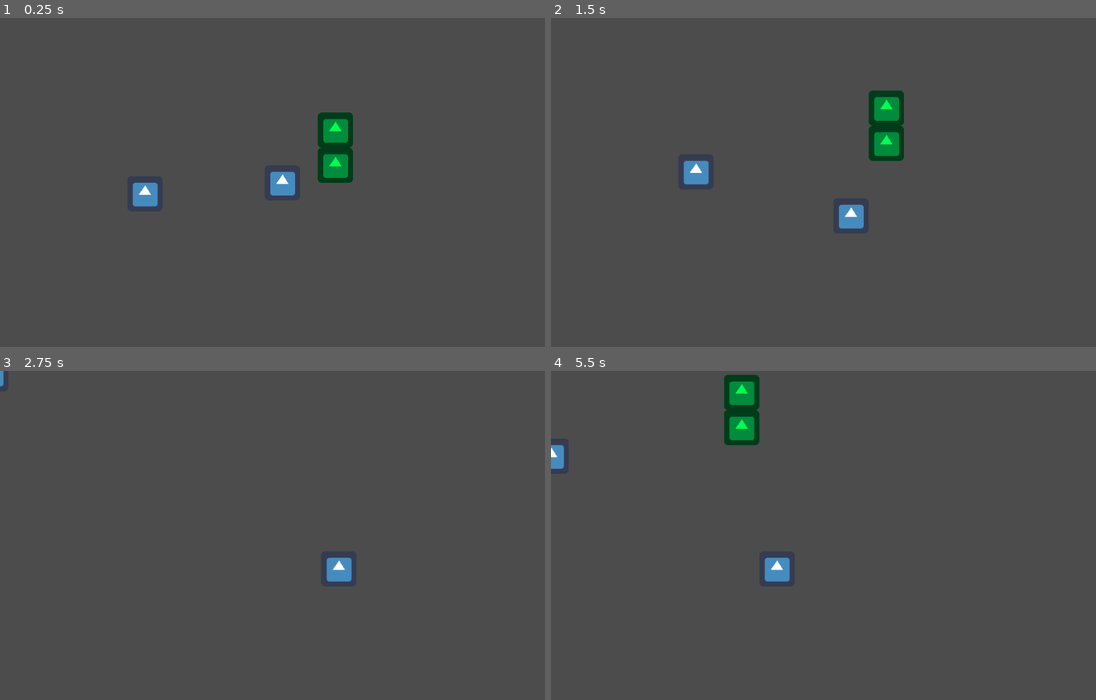
Above: before the commit, frames 1-4 (two rows, left to right).
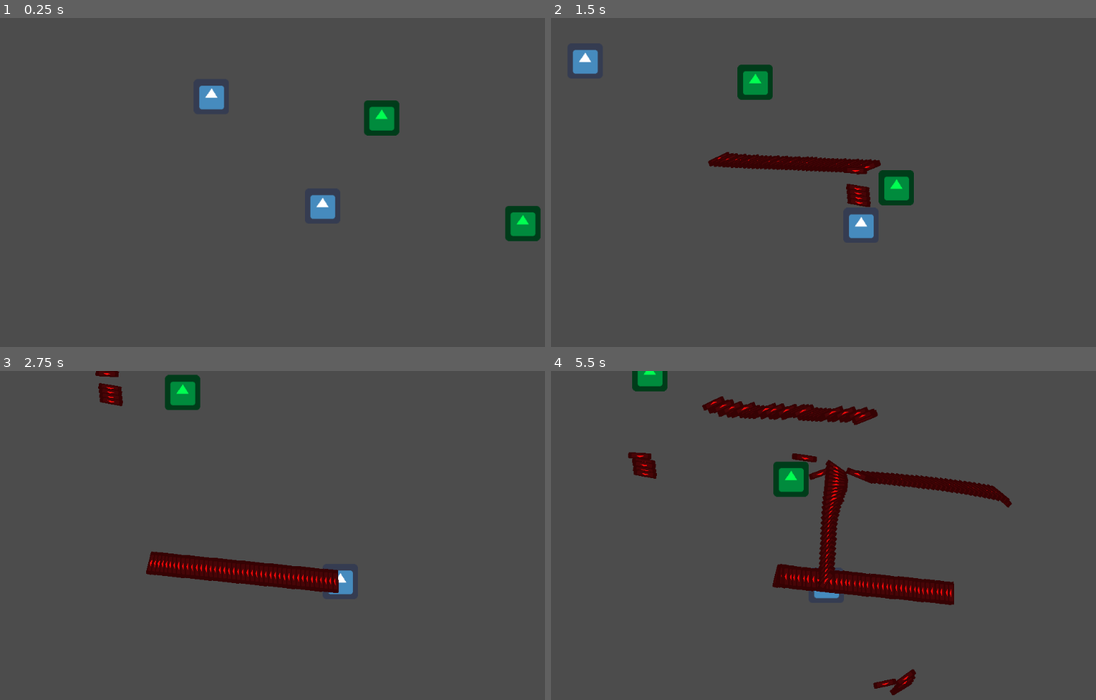
Above: after the commit, the same moments.

Repository: NicoCarpe/OneShot
Game: Godot game, scene res://Scenes/Levels/World.tscn
Two runs of this game, one before a commit and one after it. Both use one fixed random seed, a clock stepped at 60 frames per second and the inputs below. The engine's default icon, where the game draws it, is replaced by a stand-in: a white triangle on a blue panel in a dark square.
Inputs (mouse positions are in pixels of both pictures, inside the frame that each line leads up to):
- Up to frame 1 (0.25 s): no input
- Up to frame 2 (1.5 s): tap Enter at 0.5 s; move the mouse to (959, 166) at 0.52 s; press the mouse at (959, 166) at 0.53 s; hold Right (ui_right) 0.53-1.28 s; move the mouse to (719, 198) at 1.27 s; release the mouse at (719, 198) at 1.28 s; hold Down (ui_down) from 1.28 s (still down); click (719, 198) at 1.35 s
- Up to frame 3 (2.75 s): move the mouse to (337, 463) at 2.02 s; release Down (ui_down) at 2.03 s; press the mouse at (337, 463) at 2.03 s; hold Right (ui_right) from 2.03 s (still down)
- Up to frame 4 (5.5 s): move the mouse to (807, 601) at 2.77 s; release Right (ui_right) at 2.78 s; release the mouse at (807, 601) at 2.78 s; hold Up (ui_up) 2.78-3.53 s; click (807, 601) at 2.85 s; move the mouse to (1003, 584) at 3.52 s; press the mouse at (1003, 584) at 3.53 s; hold Left (ui_left) 3.53-5.03 s; move the mouse to (665, 486) at 4.27 s; release the mouse at (665, 486) at 4.28 s; click (665, 486) at 4.35 s; move the mouse to (861, 535) at 5.02 s; press the mouse at (861, 535) at 5.03 s; hold Down (ui_down) from 5.03 s (still down)

The runs differ from the first frame. In frame 1, 4.1% of the frame differs, in the area x 24-100%, y 20-68%; in frame 2, 5.4%; in frame 3, 3.8%; in frame 4, 9.2%, in the area x 0-85%, y 0-99%.

Commit message:
Bullet exists

Diff:
--- /dev/null
+++ b/Scenes/Bullet.tscn
@@ -0,0 +1,32 @@
+[gd_scene load_steps=4 format=2]
+
+[ext_resource path="res://Scripts/Bullet.gd" type="Script" id=1]
+[ext_resource path="res://icon.png" type="Texture" id=2]
+
+[sub_resource type="RectangleShape2D" id=1]
+
+custom_solver_bias = 0.0
+extents = Vector2( 20, 5 )
+
+[node name="Bullet" type="KinematicBody2D"]
+
+input_pickable = false
+collision_layer = 8
+collision_mask = 5
+collision/safe_margin = 0.08
+script = ExtResource( 1 )
+_sections_unfolded = [ "Collision", "Transform" ]
+
+[node name="Sprite" type="Sprite" parent="." index="0"]
+
+modulate = Color( 1, 0.0390625, 0.0390625, 1 )
+position = Vector2( -0.709649, -0.520222 )
+scale = Vector2( 0.655358, 0.173642 )
+texture = ExtResource( 2 )
+_sections_unfolded = [ "Visibility" ]
+
+[node name="CollisionShape2D" type="CollisionShape2D" parent="." index="1"]
+
+position = Vector2( -0.885782, -0.549375 )
+scale = Vector2( 1.03851, 1.06867 )
+shape = SubResource( 1 )
--- a/Scenes/Levels/World.tscn
+++ b/Scenes/Levels/World.tscn
@@ -4,12 +4,11 @@
 [ext_resource path="res://Scenes/tileSet.tres" type="TileSet" id=2]
 [ext_resource path="res://Scenes/Enemy.tscn" type="PackedScene" id=3]
 
-[node name="World" type="Node2D"]
+[node name="World" type="Node2D" index="0"]
 
 [node name="Player" parent="." index="0" instance=ExtResource( 1 )]
 
-collision_layer = 15
-collision_mask = 15
+position = Vector2( -11.0264, 64.6883 )
 
 [node name="TileMap" type="TileMap" parent="." index="1"]
 
@@ -29,7 +28,7 @@
 collision_mask = 15
 occluder_light_mask = 1
 format = 1
-tile_data = PoolIntArray( -131071, 0, 0, -65535, 0, 0 )
+tile_data = PoolIntArray( -131071, 0, 0, 65541, 0, 0 )
 _sections_unfolded = [ "Collision" ]
 __meta__ = {
 "_edit_lock_": true
@@ -37,4 +36,4 @@
 
 [node name="Enemy" parent="." index="2" instance=ExtResource( 3 )]
 
-position = Vector2( -249.196, 19.8475 )
+position = Vector2( -212.441, -134.522 )
--- a/Scenes/Player.tscn
+++ b/Scenes/Player.tscn
@@ -11,8 +11,8 @@
 [node name="Player" type="KinematicBody2D"]
 
 input_pickable = false
-collision_layer = 3
-collision_mask = 3
+collision_layer = 2
+collision_mask = 5
 collision/safe_margin = 0.08
 script = ExtResource( 1 )
 _sections_unfolded = [ "Collision" ]
--- a/Scenes/tileMap.tscn
+++ b/Scenes/tileMap.tscn
@@ -7,7 +7,7 @@
 custom_solver_bias = 0.0
 extents = Vector2( 32, 32 )
 
-[node name="Node2D" type="Node2D" index="0"]
+[node name="Node2D" type="Node2D"]
 
 [node name="Sprite" type="Sprite" parent="." index="0"]
 
--- /dev/null
+++ b/Scripts/Bullet.gd
@@ -0,0 +1,19 @@
+extends KinematicBody2D
+
+# class member variables go here, for example:
+# var a = 2
+# var b = "textvar"
+var MOTION_SPEED = 50
+
+func _ready():
+	# Called every time the node is added to the scene.
+	# Initialization here
+	pass
+
+func _process(delta):
+#	# Called every frame. Delta is time since last frame.
+#	# Update game logic here.
+#	pass
+	var movedir = Vector2(1,0).rotated(rotation)
+	var motion = movedir.normalized() * MOTION_SPEED
+	move_and_slide(motion)
--- a/Scripts/Player.gd
+++ b/Scripts/Player.gd
@@ -11,8 +11,9 @@
 var CollisionNode
 var playerPos
 var mousePos
-
+#export (PackedScene) var BulletType
 var trauma = 0
+onready var bullet = preload("res://Scenes/Bullet.tscn")
 
 
 #onready var healthBar = $CanvasLayer/PlayerUI/HealthBar
@@ -34,7 +35,7 @@
 	movement_loop()
 #	speed_decay()
 	#CollisionNode.disabled = false # Reenable collision (Has to do with swap code)
-	#updateCamera()
+	updateCamera()
 
 func updateCamera():
 	var targetPosition = (mousePos*0.3+global_position*0.7)
@@ -58,9 +59,7 @@
 	var RIGHT	= Input.is_action_pressed("ui_right")
 	var UP		= Input.is_action_pressed("ui_up")
 	var DOWN	= Input.is_action_pressed("ui_down")
-	#var DASH	= Input.is_action_pressed("ui_dash")
-	#var SWAP	= Input.is_action_pressed("ui_swap")
-	#var BARRIER	= Input.is_action_pressed("ui_barrier")
+	var SHOOT	= Input.is_action_pressed("ui_shoot")
 
 	movedir.x = -int(LEFT) + int(RIGHT)
 	movedir.y = -int(UP) + int(DOWN)
@@ -75,12 +74,18 @@
 #	elif movedir.x < 0:
 #		anim = "PlayerWalkingRight"
 #		$Sprite.flip_h = true
-
-#	if DASH && dashAvailable && dashUnlocked:
-#		MOTION_SPEED = maxDashSpeed
-#		dashAvailable = false
-#		dashDelay(DASH_DELAY)	# Start dash cooldown timer
-#		trauma = 40
+	var shootAvailable = true
+
+	if SHOOT:# && shootAvailable:
+		var b = bullet.instance()
+		var p = get_parent()
+		p.add_child(b)
+		b.position = position
+		var mousePos = get_global_mouse_position()
+		b.rotation = get_angle_to(mousePos)
+		trauma = 40
+
+
 #		$PlayerAudio.stream = load("res://Audio/WarpSFX.wav")
 #		$PlayerAudio.volume_db = Global.masterSound
 #		$PlayerAudio.play()
--- a/project.godot
+++ b/project.godot
@@ -32,6 +32,8 @@
 , Object(InputEventJoypadButton,"resource_local_to_scene":false,"resource_name":"","device":0,"button_index":13,"pressure":0.0,"pressed":false,"script":null)
 , Object(InputEventKey,"resource_local_to_scene":false,"resource_name":"","device":0,"alt":false,"shift":false,"control":false,"meta":false,"command":false,"pressed":false,"scancode":83,"unicode":0,"echo":false,"script":null)
  ]
+ui_shoot=[ Object(InputEventMouseButton,"resource_local_to_scene":false,"resource_name":"","device":0,"alt":false,"shift":false,"control":false,"meta":false,"command":false,"button_mask":0,"position":Vector2( 0, 0 ),"global_position":Vector2( 0, 0 ),"factor":1.0,"button_index":1,"pressed":false,"doubleclick":false,"script":null)
+ ]
 
 [layer_names]
 
